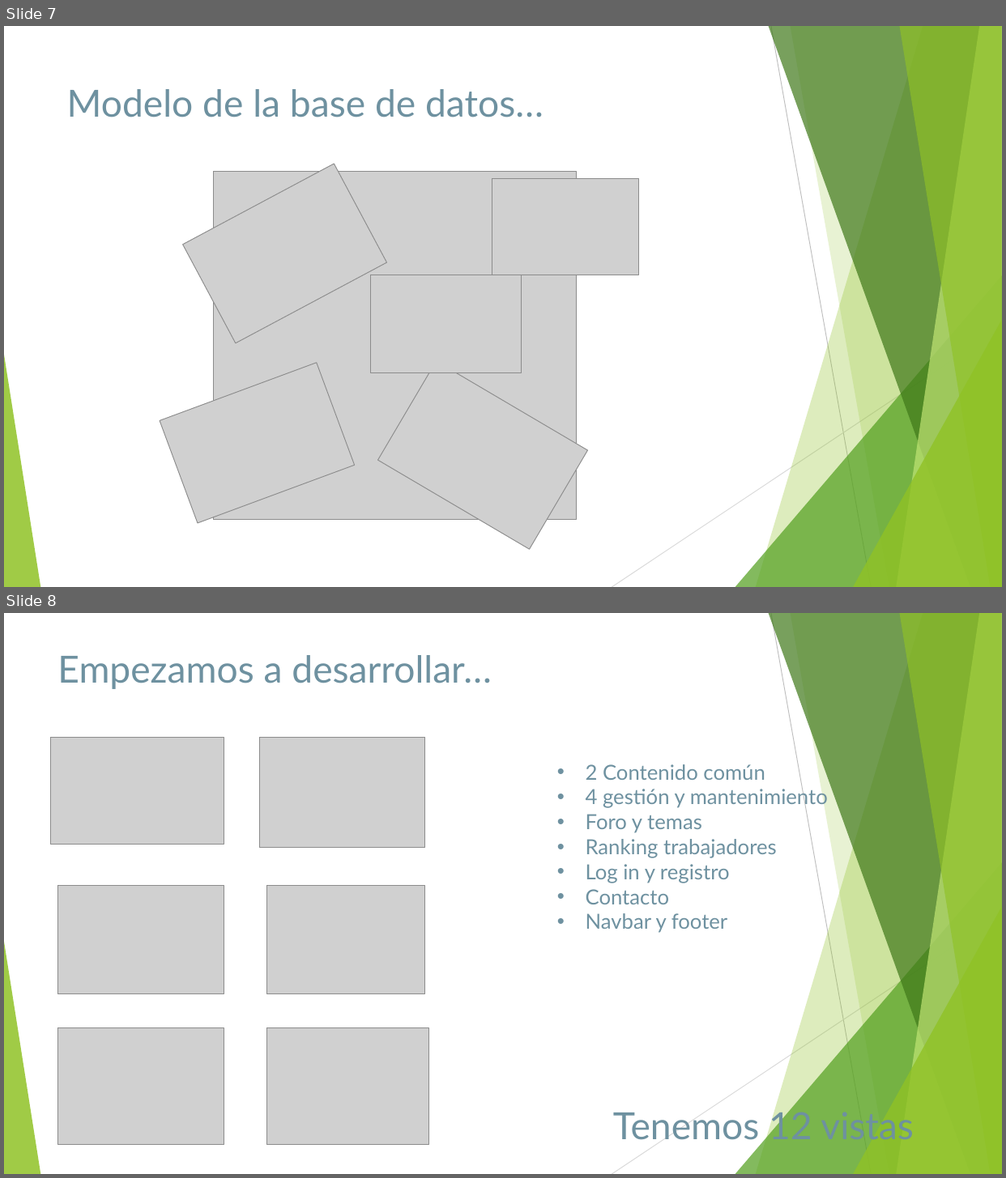
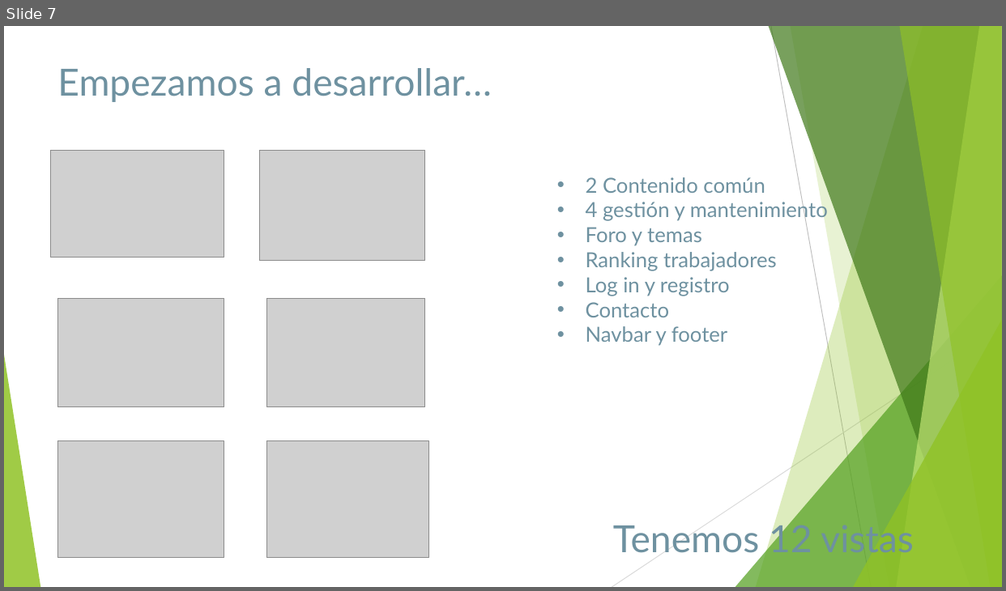
Before and after one commit to raul955/ProyectoFinalDaw, a slide deck: Documentacion/PresentaciónServirep.pptx. Shown one above the other, each under a label of ours: slides 7 and 8 before the commit, slide 7 after it. The pictures are 1006x1178 and 1006x591 pixels, drawn with LibreOffice and Linux fonts; fonts in the diff are those of the drawing; grey boxes stand for pictures. Boxes give left, top, right and bottom in pixels: in the first picture for what was removed or moved away, otherwise in the second. Text is boxed around its words. In the diff, an @@ line names an element or a change of style, - is before the commit and + after.

```diff
--- a/Documentacion/PresentaciónServirep.pptx
+++ b/Documentacion/PresentaciónServirep.pptx
@@ slide 7 removed at bbox=[4, 26, 1002, 587], background #FFFFFF; not listed: 10 template elements that a slide beside it also shows @@
@@ title removed at bbox=[67, 89, 543, 118] @@
-Modelo de la base de datos…
@@ picture removed at bbox=[183, 164, 387, 344] @@
@@ picture removed at bbox=[214, 171, 577, 520] @@
@@ picture removed at bbox=[492, 179, 640, 275] @@
@@ picture removed at bbox=[371, 275, 522, 373] @@
@@ picture removed at bbox=[160, 363, 355, 523] @@
@@ picture removed at bbox=[377, 361, 588, 550] @@
@@ what was slide 8 is now slide 7 @@
```
Also in this commit, not shown: 3 slides added.
